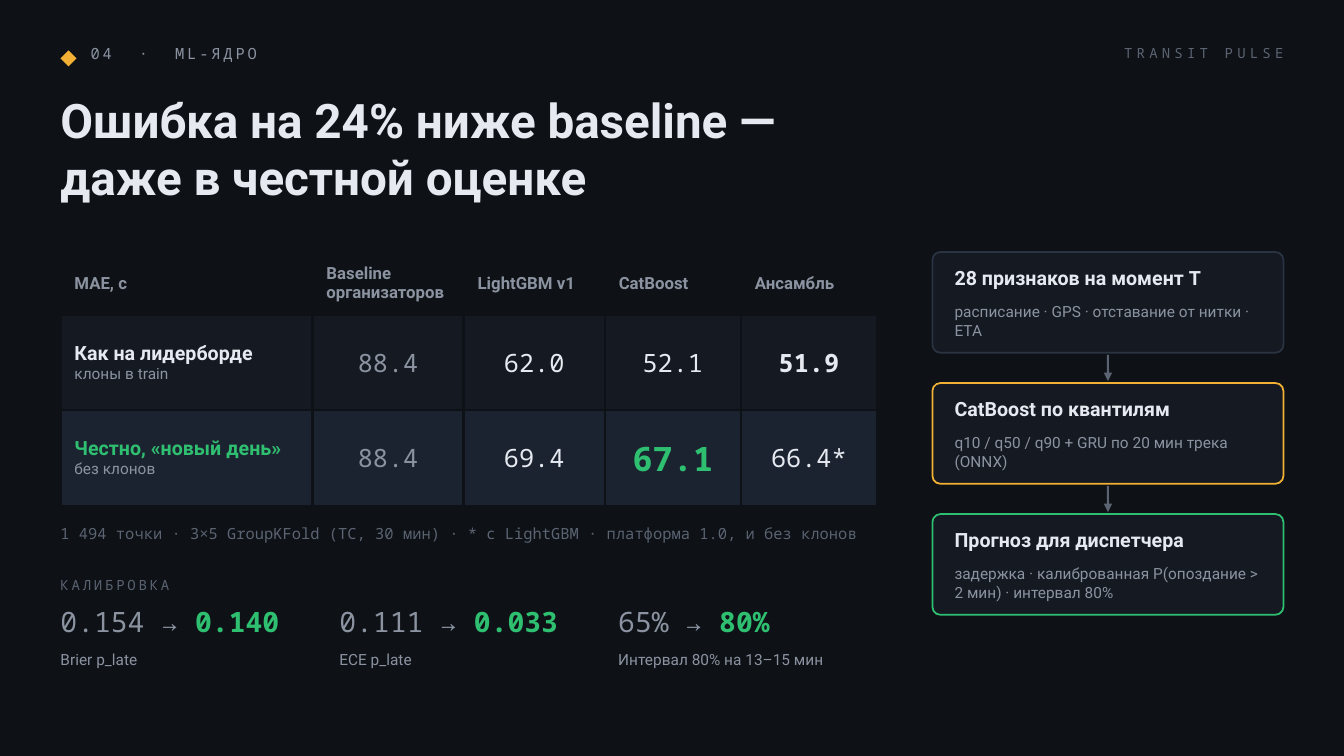
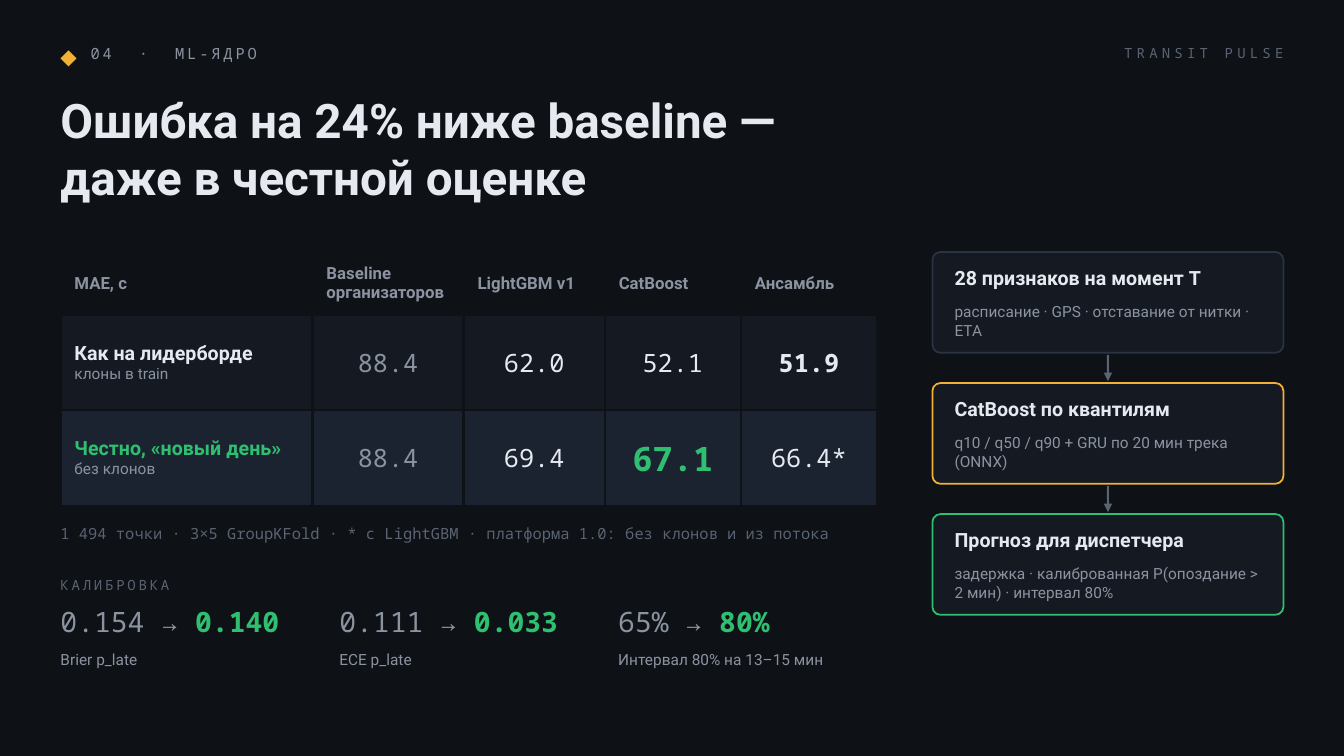
Before and after one commit to jinxovich/transit-pulse, a slide deck: slide 5 of docs/pitch/transit-pulse-pitch.pptx. Drawn at 1344x756 pixels with LibreOffice and Linux fonts; fonts in the diff are those of the drawing. Boxes give left, top, right and bottom in pixels: in the first picture for what was removed or moved away, otherwise in the second. Text is boxed around its words. In the diff, an @@ line names an element or a change of style, - is before the commit and + after.

```diff
--- a/docs/pitch/transit-pulse-pitch.pptx
+++ b/docs/pitch/transit-pulse-pitch.pptx
@@ text at <box>60,527,829,543</box>: text changed @@
-1 494 точки · 3×5 GroupKFold (ТС, 30 мин) · * с LightGBM · платформа 1.0, и без клонов
+1 494 точки · 3×5 GroupKFold · * с LightGBM · платформа 1.0: без клонов и из потока
```
Also in this commit, not shown: 5 other files.
